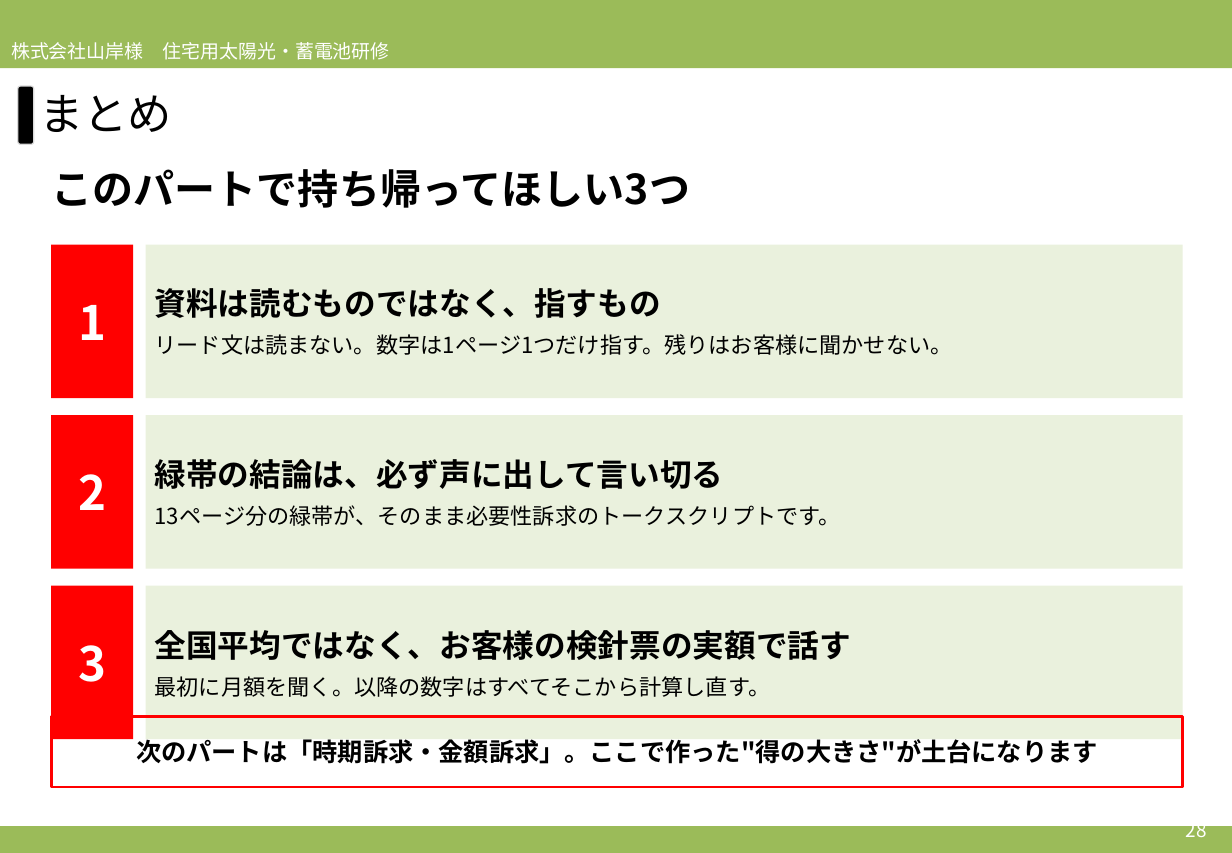
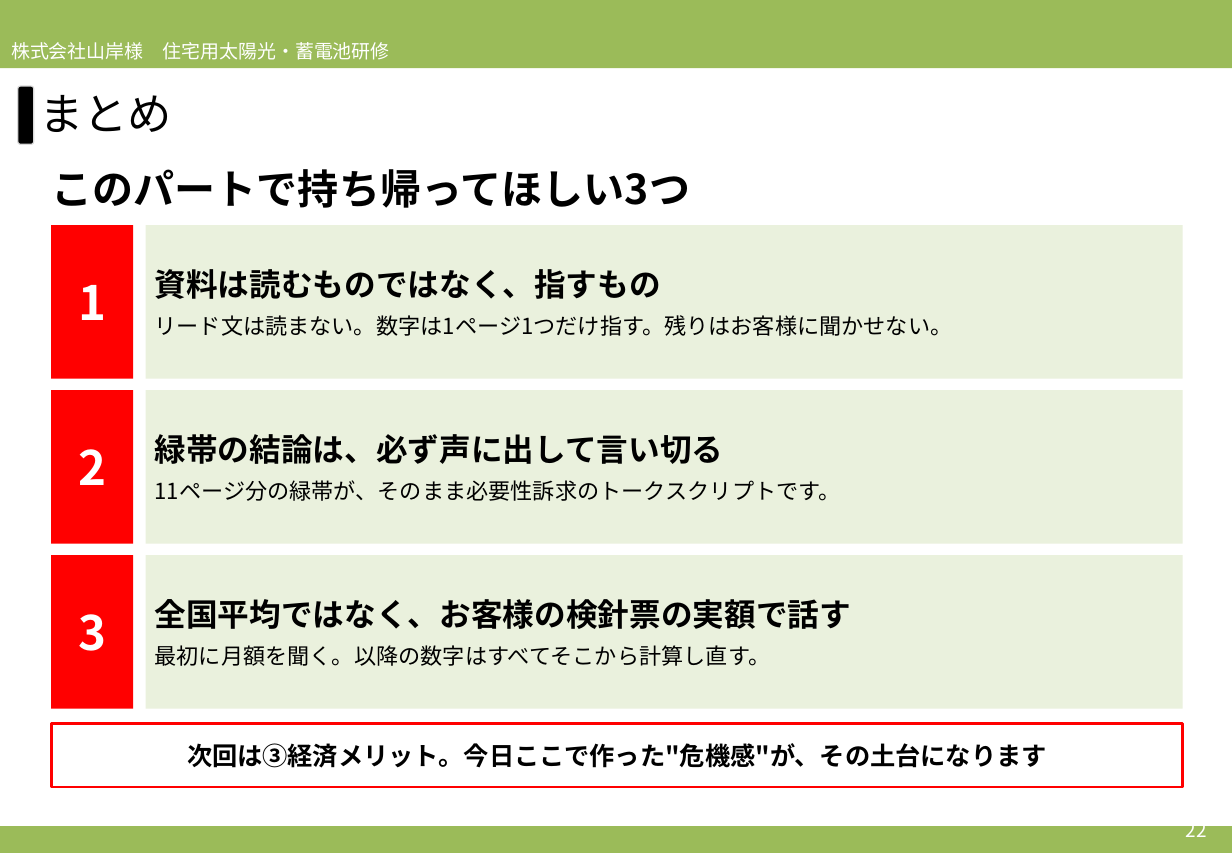
Before and after one commit to soshiro-iki-sys/-, a slide deck: slide 22 of slides/2026営業研修_必要性訴求パート_アプローチブックの伝え方.pptx (slide 28 before the commit). Drawn at 1232x853 pixels with LibreOffice and Linux fonts; fonts in the diff are those of the drawing. Boxes give left, top, right and bottom in pixels: in the first picture for what was removed or moved away, otherwise in the second. Text is boxed around its words. In the diff, an @@ line names an element or a change of style, - is before the commit and + after.

```diff
--- a/slides/2026営業研修_必要性訴求パート_アプローチブックの伝え方.pptx
+++ b/slides/2026営業研修_必要性訴求パート_アプローチブックの伝え方.pptx
@@ rectangle "1": place and size @@
-rectangle "1" at (51, 245, 133, 398)
+rectangle "1" at (51, 225, 133, 379)
@@ rectangle "資料は読むものではなく、指すもの": place and size @@
-rectangle "資料は読むものではなく、指すもの" at (146, 245, 1183, 398)
+rectangle "資料は読むものではなく、指すもの" at (146, 225, 1183, 379)
@@ rectangle "2": place and size @@
-rectangle "2" at (51, 415, 133, 569)
+rectangle "2" at (51, 390, 133, 544)
@@ rectangle "緑帯の結論は、必ず声に出して言い切る": place and size @@
-rectangle "緑帯の結論は、必ず声に出して言い切る" at (146, 415, 1183, 569)
+rectangle "緑帯の結論は、必ず声に出して言い切る" at (146, 390, 1183, 544)
@@ text in rectangle at (155, 480, 841, 501): text changed @@
-13ページ分の緑帯が、そのまま必要性訴求のトークスクリプトです。
+11ページ分の緑帯が、そのまま必要性訴求のトークスクリプトです。
@@ rectangle "3": place and size @@
-rectangle "3" at (51, 586, 133, 739)
+rectangle "3" at (51, 555, 133, 709)
@@ rectangle "全国平均ではなく、お客様の検針票の実額で話す": place and size @@
-rectangle "全国平均ではなく、お客様の検針票の実額で話す" at (146, 586, 1183, 739)
+rectangle "全国平均ではなく、お客様の検針票の実額で話す" at (146, 555, 1183, 709)
@@ rectangle "次回は③経済メリット。今日ここで作った"危機感"が、その土台になります": place and size @@
-rectangle "次回は③経済メリット。今日ここで作った"危機感"が、その土台になります" at (51, 717, 1183, 787)
+rectangle "次回は③経済メリット。今日ここで作った"危機感"が、その土台になります" at (51, 724, 1183, 787)
@@ text in rectangle at (187, 743, 1047, 768): text changed @@
-次のパートは「時期訴求・金額訴求」。ここで作った"得の大きさ"が土台になります
+次回は③経済メリット。今日ここで作った"危機感"が、その土台になります
@@ text at (1186, 818, 1207, 837): text changed @@
-28
+22
```
Also in this commit, not shown: 8 other slides changed, 6 slides removed, 2 other files.
